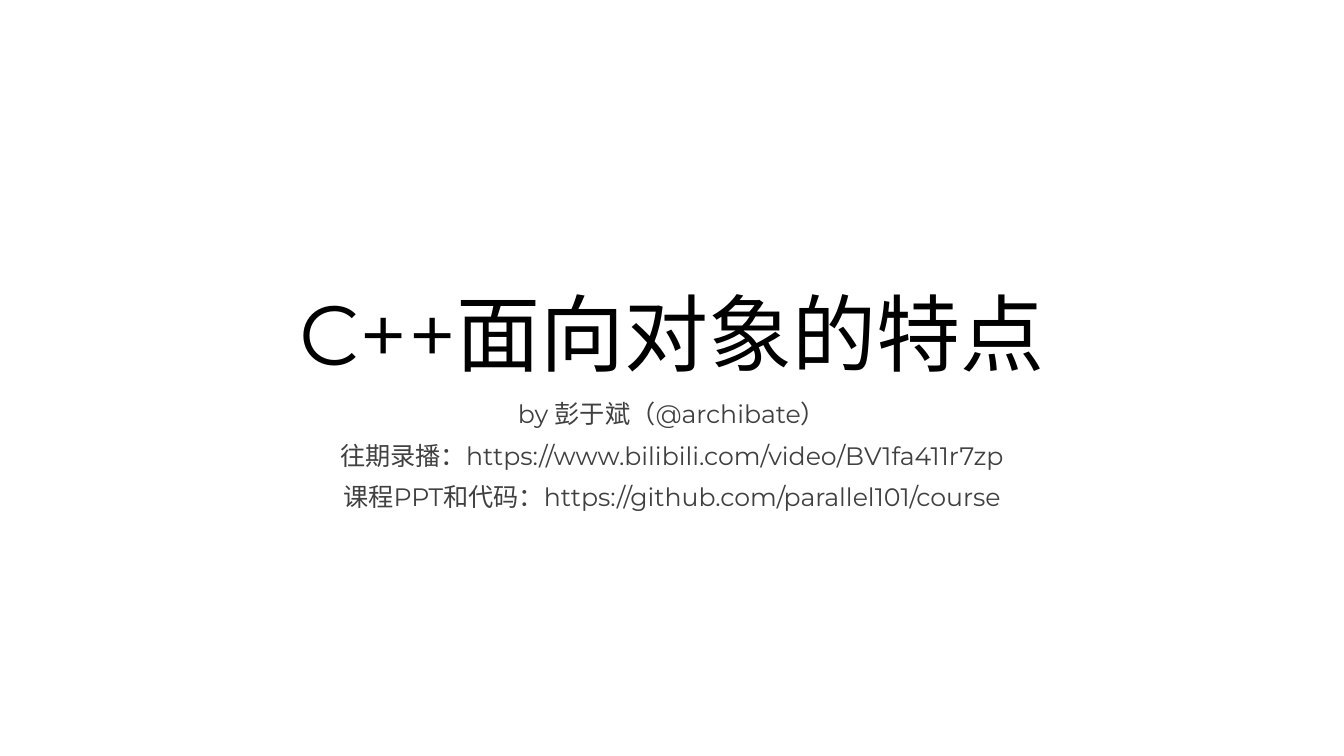
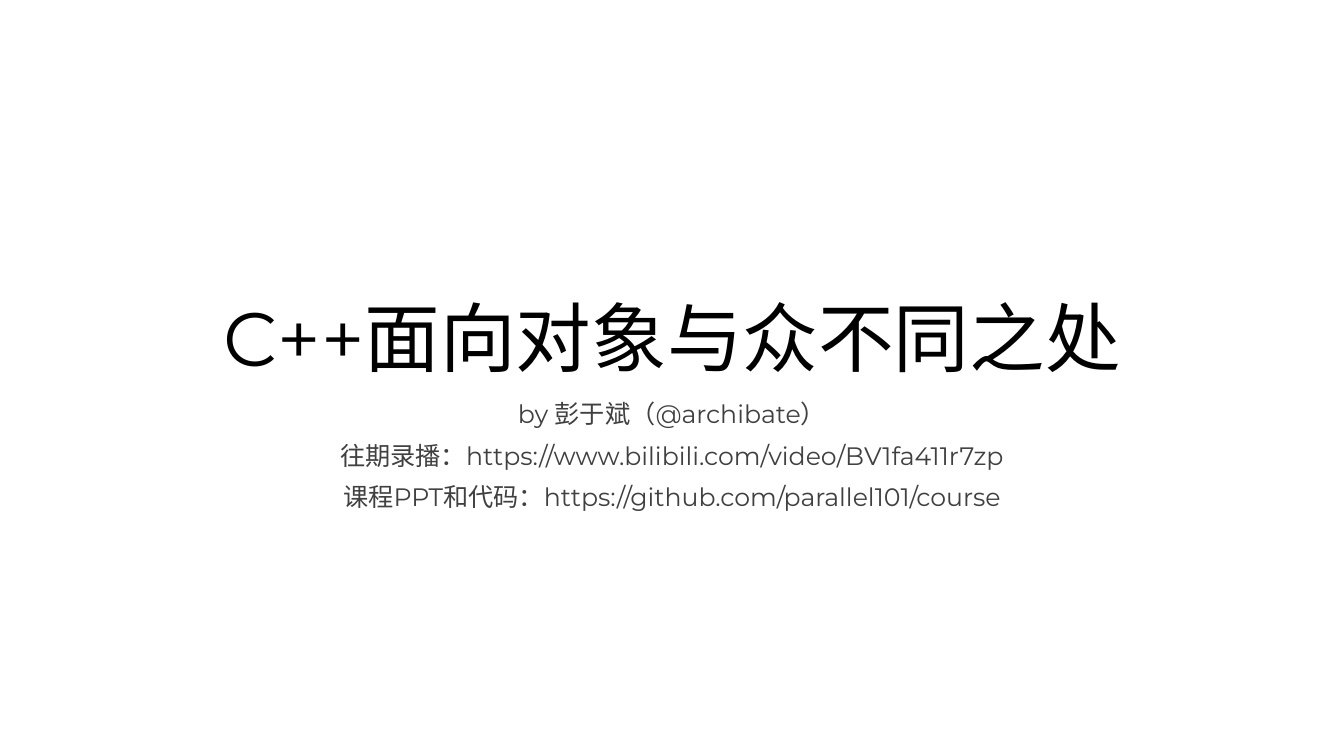
Before and after one commit to parallel101/course, a slide deck: slide 1 of 02/slides.pptx. Drawn at 1344x756 pixels with LibreOffice and Linux fonts; fonts in the diff are those of the drawing; background and template pictures are left out. Boxes give left, top, right and bottom in pixels: in the first picture for what was removed or moved away, otherwise in the second. Text is boxed around its words. In the diff, an @@ line names an element or a change of style, - is before the commit and + after.

```diff
--- a/02/slides.pptx
+++ b/02/slides.pptx
@@ title at box(223, 302, 1120, 373): text changed; size 60 to 54 pt @@
-C++面向对象的特点
+C++面向对象与众不同之处
```
Also in this commit, not shown: 6 slides added, 1 slide removed, 5 other files.
